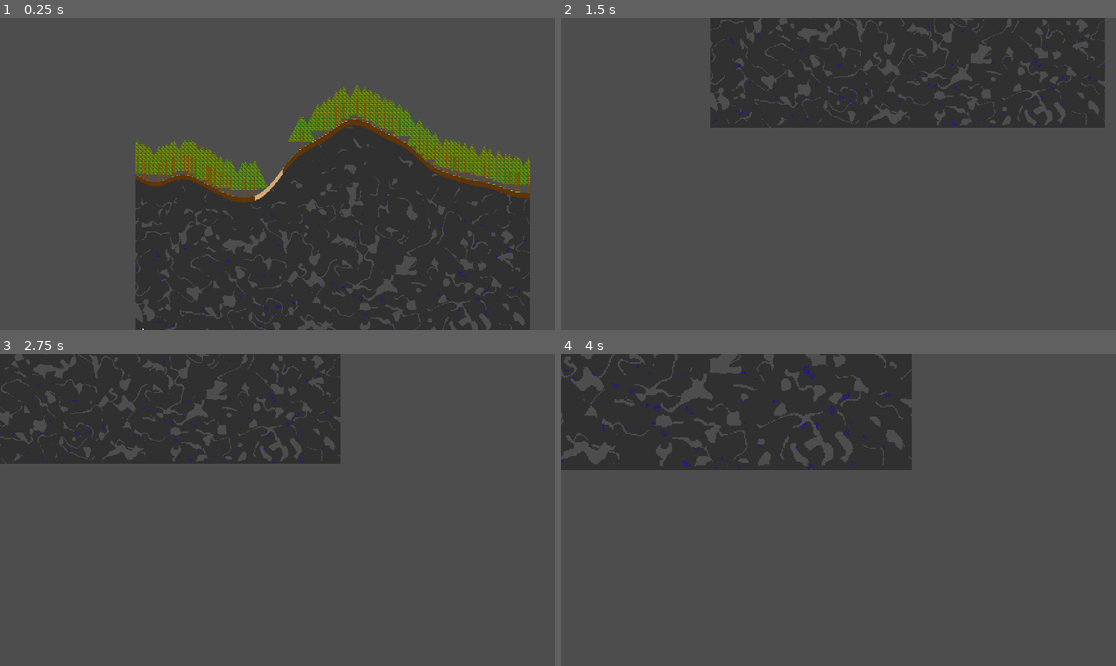
Above: before the commit, frames 1-4 (two rows, left to right).
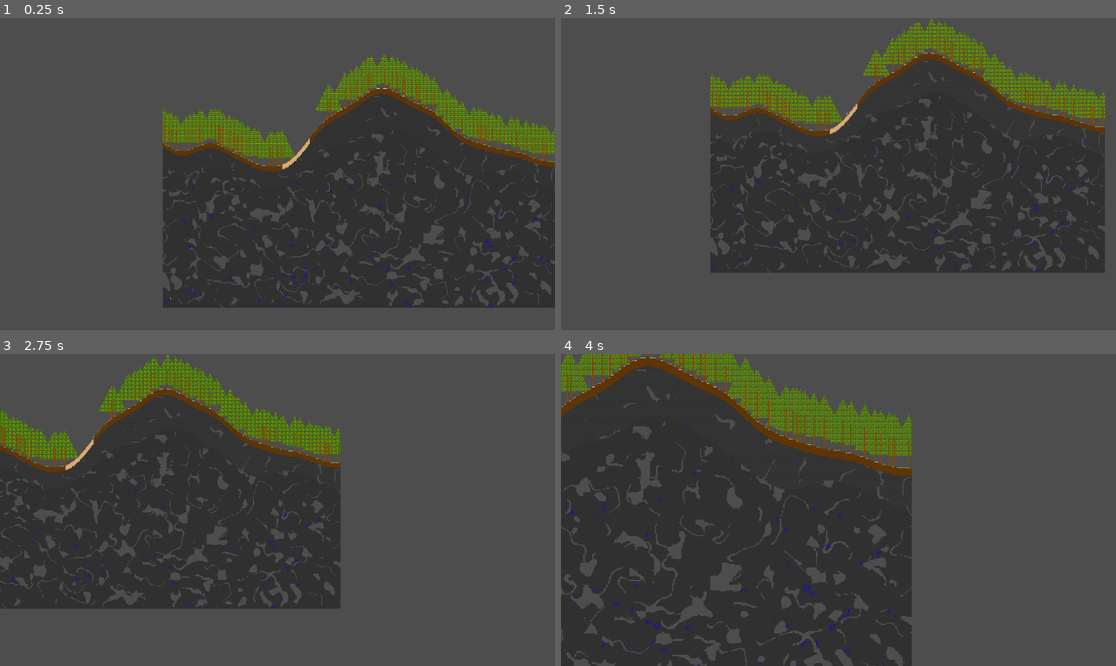
Above: after the commit, the same moments.

Repository: TwigGlenn4/BlockForge
Game: Godot game, scene res://scenes/GameScene/game_scene.tscn
The game is run twice, just before and just after one commit, with the same random seed, the same clock (stepped at 60 frames per second) and the same inputs.
Inputs (mouse positions are in pixels of both pictures, inside the frame that each line leads up to):
- Up to frame 1 (0.25 s): no input
- Up to frame 2 (1.5 s): tap Enter (ui_accept) at 0.5, 0.77 s; move the mouse to (960, 158) at 0.52 s; hold Down (camera_pan_down) 0.53-1.28 s; move the mouse to (727, 189) at 1.27 s; tap Left (camera_pan_left) at 1.35 s
- Up to frame 3 (2.75 s): tap Enter (ui_accept) at 1.52, 2 s; move the mouse to (333, 441) at 2.02 s; hold Right (camera_pan_right) from 2.03 s (still down)
- Up to frame 4 (4 s): move the mouse to (810, 572) at 2.77 s; release Right (camera_pan_right) at 2.78 s; tap Up (camera_pan_up) at 2.85 s; tap Enter (ui_accept) at 3.02, 3.5, 3.77 s; move the mouse to (1005, 556) at 3.52 s; hold = (camera_zoom_in) from 3.53 s (still down)

The runs differ from the first frame. In frame 1, 27% of the frame differs, in the area x 24-100%, y 11-100%; in frame 2, 45%; in frame 3, 38%; in frame 4, 46%, in the area x 0-64%, y 0-100%.

Commit message:
BlockForge, camera generating disabled

Diff:
--- a/classes/interacter.gd
+++ b/classes/interacter.gd
@@ -2,7 +2,7 @@
 
 const PAN_SPEED = 10
 const ZOOM_SPEED = 0.05
-const LERP_TIME = 0.5
+const LERP_TIME = 1
 
 @onready var world = get_node("/root/GameScene/World")
 @onready var selected_character = get_node("/root/GameScene/World/Character")
--- a/classes/worldgen_v2.gd
+++ b/classes/worldgen_v2.gd
@@ -318,7 +318,7 @@
     move_camera.emit(world.world_portal_pos)
     character_to_portal.emit(world.world_portal_pos)
 
-    camera.generating_chunks_enabled = true
+    # camera.generating_chunks_enabled = true
   if chunk_queue.size() == 0 and generation_working:
     gentimer_stop.emit()
     generation_working = false
--- a/project.godot
+++ b/project.godot
@@ -10,7 +10,7 @@
 
 [application]
 
-config/name="BlockheadsRenewedG"
+config/name="BlockForge"
 run/main_scene="res://scenes/GameScene/game_scene.tscn"
 config/features=PackedStringArray("4.2", "GL Compatibility")
 config/icon="res://icon.svg"
Not shown: 1 places in scenes/GameScene/game_scene.tscn that only renumber resources
